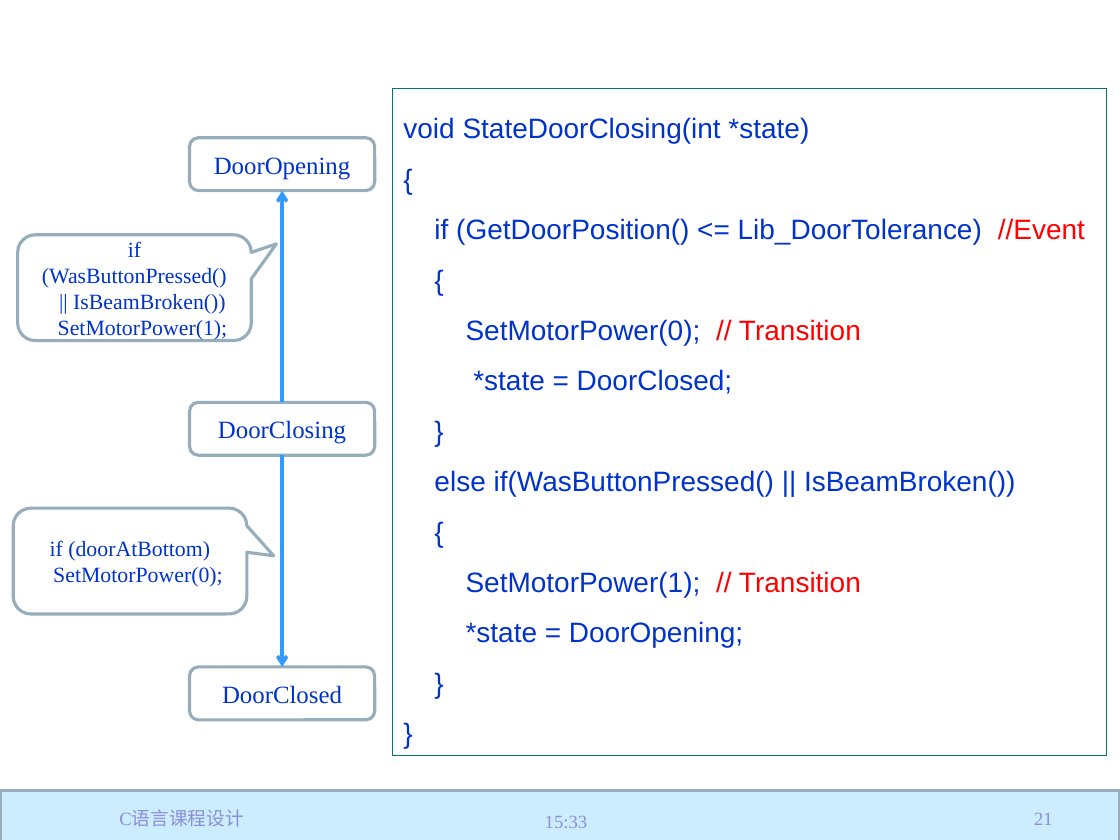
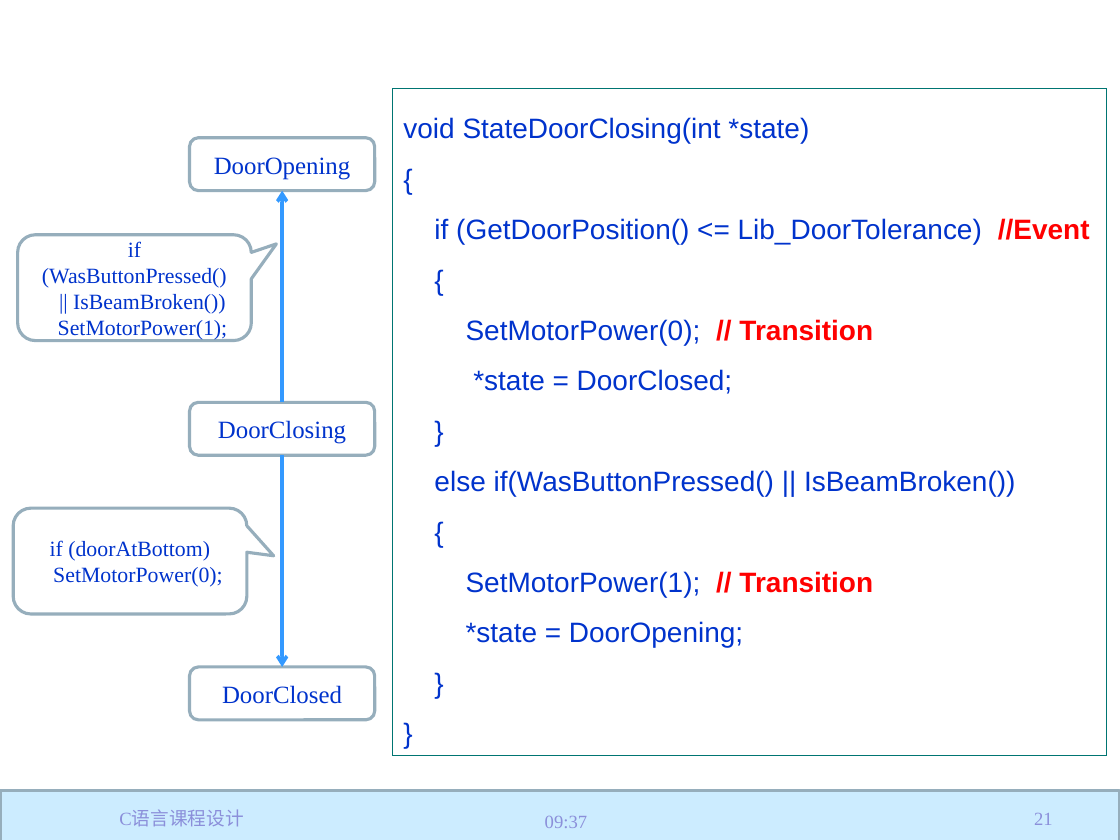
Before and after one commit to jtrfid/C-Repositories, a slide deck: slide 21 of 2017/C语言课程设计/C语言课程设计.pptx. Drawn at 1120x840 pixels with LibreOffice and Linux fonts; fonts in the diff are those of the drawing; background and template pictures are left out. Boxes give left, top, right and bottom in pixels: in the first picture for what was removed or moved away, otherwise in the second. Text is boxed around its words. In the diff, an @@ line names an element or a change of style, - is before the commit and + after.

```diff
--- a/2017/C语言课程设计/C语言课程设计.pptx
+++ b/2017/C语言课程设计/C语言课程设计.pptx
@@ text in rectangle at bbox=[434, 218, 1090, 597]: bold on in "//Event", "// Transition", "// Transition" @@
@@ text at bbox=[545, 816, 587, 828]: text changed @@
-15:33
+09:37
```
Also in this commit, not shown: 56 other slides changed.
